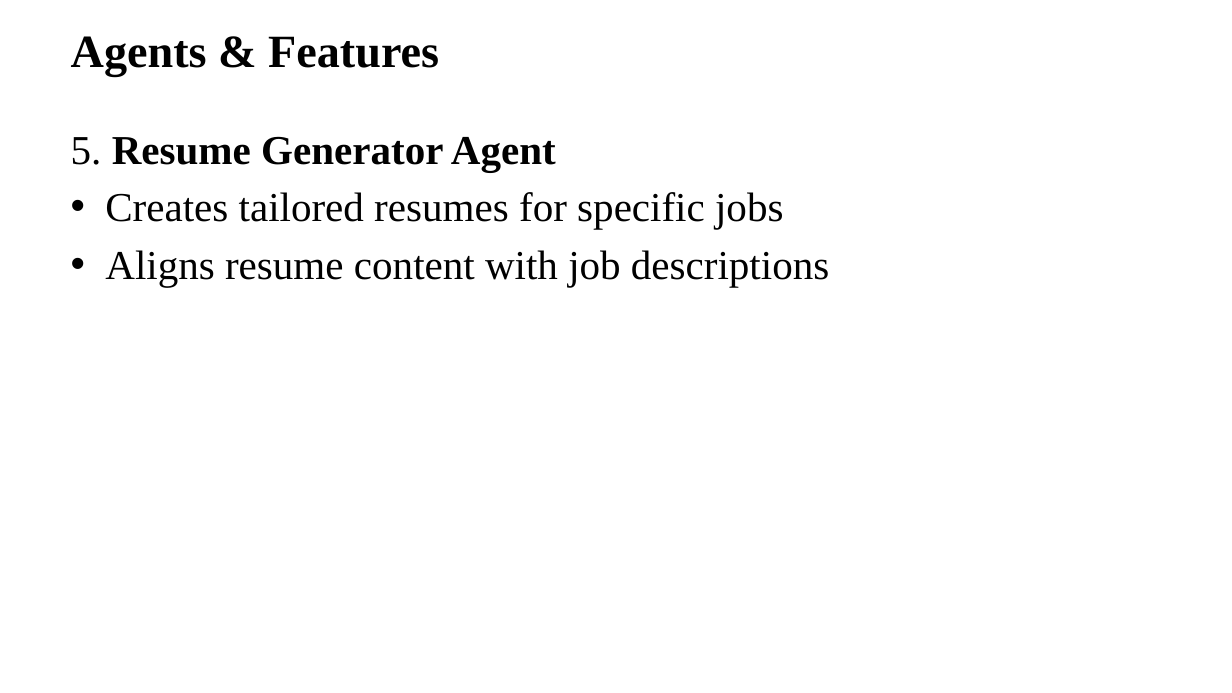
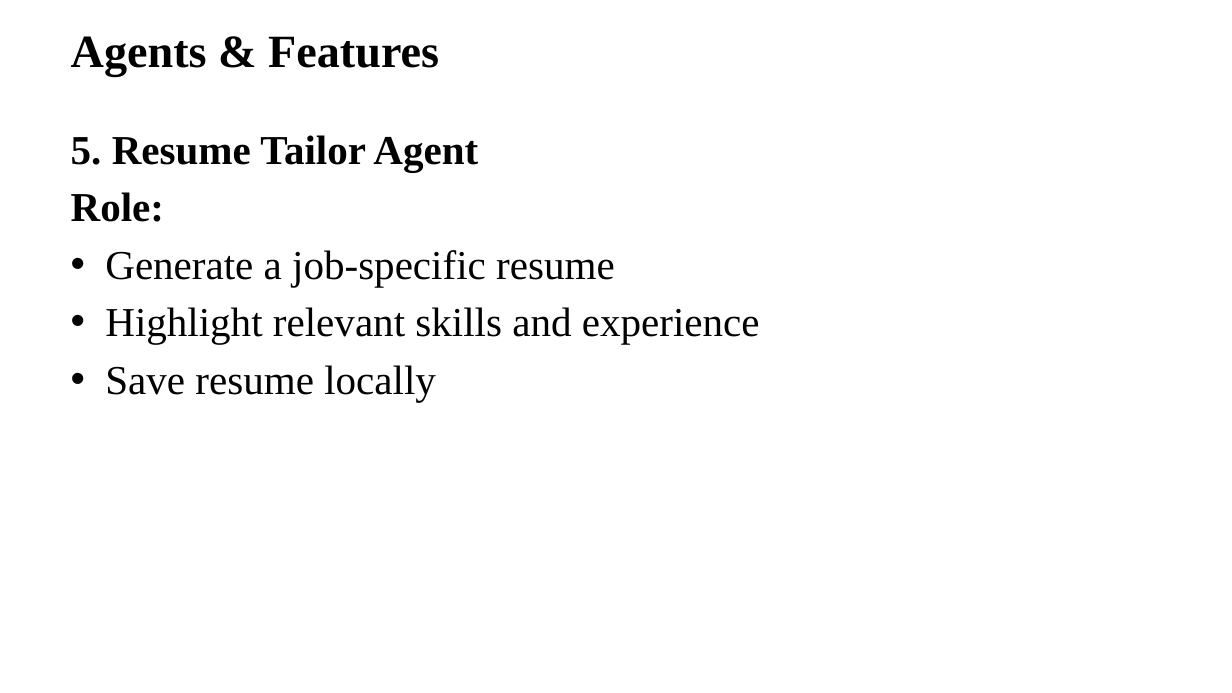
Before and after one commit to AMS-JR/ai-career-assistant, a slide deck: slide 15 of docs/presentation.pptx (slide 13 before the commit). Drawn at 1232x693 pixels with LibreOffice and Linux fonts; fonts in the diff are those of the drawing; background and template pictures are left out. Boxes give left, top, right and bottom in pixels: in the first picture for what was removed or moved away, otherwise in the second. Text is boxed around its words. In the diff, an @@ line names an element or a change of style, - is before the commit and + after.

```diff
--- a/docs/presentation.pptx
+++ b/docs/presentation.pptx
@@ text at (71,135,760,402): text changed @@
-5. Resume Generator Agent
-• Creates tailored resumes for specific jobs
-• Aligns resume content with job descriptions
+5. Resume Tailor Agent
+Role:
+• Generate a job-specific resume
+• Highlight relevant skills and experience
+• Save resume locally
```
Also in this commit, not shown: 13 other slides changed, 14 slides added, 8 other files.
